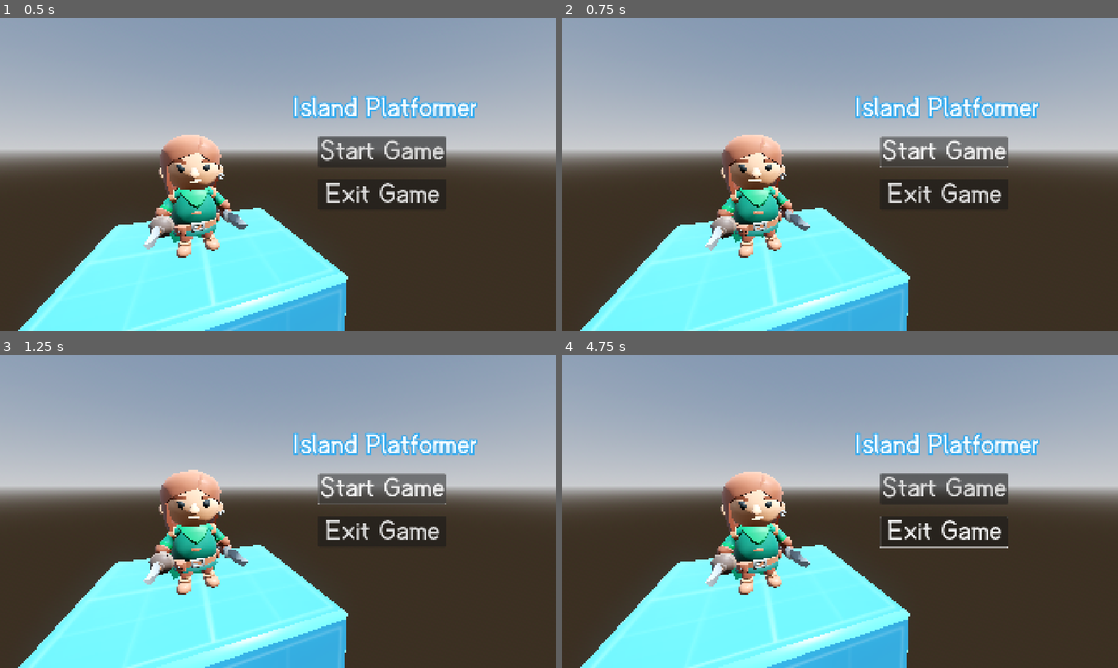
Above: before the commit, frames 1-4 (two rows, left to right).
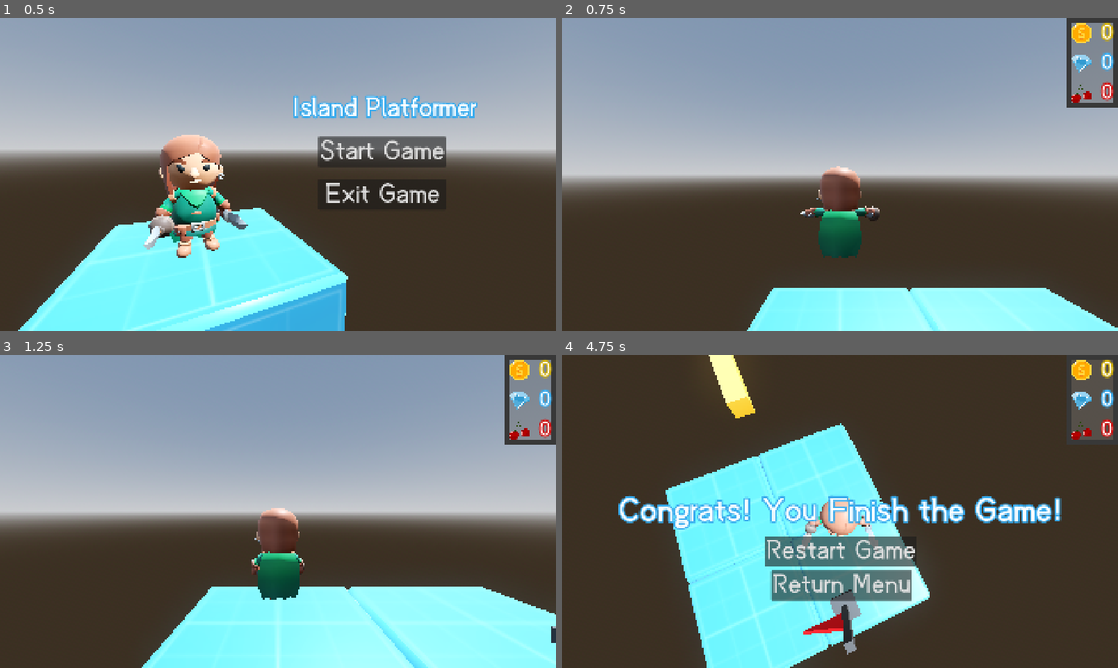
Above: after the commit, the same moments.

Repository: AbsoluteZer0527/My-first-3D-Godot-game
Game: Godot game, scene res://Scenes/main_menu.tscn
Two runs of this game, one before a commit and one after it. Both use one fixed random seed, a clock stepped at 60 frames per second and the inputs below.
Inputs (mouse positions are in pixels of both pictures, inside the frame that each line leads up to):
- Up to frame 1 (0.5 s): no input
- Up to frame 2 (0.75 s): click "Start Game" at 0.5 s
- Up to frame 3 (1.25 s): no input
- Up to frame 4 (4.75 s): click (945, 489) at 1.25 s, where only the run before the commit has a clickable "Start Game"; tap Enter (ui_accept) at 2, 2.27, 4.52 s; move the mouse to (962, 495) at 2.02 s; hold D (right) 2.03-2.75 s; tap Tab at 2.1, 4.35 s; click (840, 586) at 2.75 s, where only the run after the commit has a clickable "Return Menu"; click "Start Game" at 3.5 s; move the mouse to (728, 527) at 4.27 s; hold S (backward) from 4.28 s (still down)

Frame 1 is identical in both runs. In frame 2, 42% of the frame differs, in the area x 0-100%, y 0-100%; in frame 3, 44%; in frame 4, 70%.

Commit message:
Link start game and quit game button in start menu, link return button in main game back to start menu

Diff:
--- a/First-3D/new-game-project/Scenes/game_scene.tscn
+++ b/First-3D/new-game-project/Scenes/game_scene.tscn
@@ -533,5 +533,6 @@
 [connection signal="body_entered" from="DeathZone" to="GameManager" method="respawn_player"]
 [connection signal="body_entered" from="JumpPad" to="JumpPad" method="_on_body_entered"]
 [connection signal="pressed" from="UI/WinLabel/RestartButton" to="GameManager" method="reload_scene"]
+[connection signal="pressed" from="UI/WinLabel/ReturnButton" to="GameManager" method="to_main_menu"]
 
 [editable path="obstacle"]
--- a/First-3D/new-game-project/Scenes/main_menu.tscn
+++ b/First-3D/new-game-project/Scenes/main_menu.tscn
@@ -1,6 +1,7 @@
-[gd_scene load_steps=7 format=3 uid="uid://cjstv5da8jqnl"]
+[gd_scene load_steps=8 format=3 uid="uid://cjstv5da8jqnl"]
 
 [ext_resource type="PackedScene" uid="uid://ch5wgsbao1ifm" path="res://Assets/Models/Cube_Prototype_Large_A.gltf" id="1_48xlc"]
+[ext_resource type="Script" uid="uid://d1x3nw8qsd5jp" path="res://Scripts/main_menu.gd" id="1_ce3w2"]
 [ext_resource type="PackedScene" uid="uid://2jmy55vuk2ri" path="res://Assets/Character/Player.glb" id="2_1ehe0"]
 [ext_resource type="Theme" uid="uid://catwci5u1txuw" path="res://main_ui.tres" id="3_1ehe0"]
 
@@ -18,6 +19,7 @@
 glow_enabled = true
 
 [node name="MainMenu" type="Node3D"]
+script = ExtResource("1_ce3w2")
 
 [node name="WorldEnvironment" type="WorldEnvironment" parent="."]
 environment = SubResource("Environment_opfnp")
@@ -141,4 +143,7 @@
 offset_bottom = 52.485962
 text = "Exit Game"
 
+[connection signal="pressed" from="CanvasLayer/Label/Button" to="." method="start_game"]
+[connection signal="pressed" from="CanvasLayer/Label/Button2" to="." method="quit_game"]
+
 [editable path="Player"]
--- a/First-3D/new-game-project/Scripts/game_manager.gd
+++ b/First-3D/new-game-project/Scripts/game_manager.gd
@@ -49,3 +49,6 @@
 
 func reload_scene() -> void:
 	get_tree().reload_current_scene()
+
+func to_main_menu() -> void:
+	get_tree().change_scene_to_file("res://Scenes/main_menu.tscn")
--- /dev/null
+++ b/First-3D/new-game-project/Scripts/main_menu.gd
@@ -0,0 +1,18 @@
+extends Node3D
+
+
+# Called when the node enters the scene tree for the first time.
+func _ready() -> void:
+	pass # Replace with function body.
+
+
+# Called every frame. 'delta' is the elapsed time since the previous frame.
+func _process(delta: float) -> void:
+	pass
+
+
+func start_game() -> void:
+	get_tree().change_scene_to_file("res://Scenes/game_scene.tscn")
+
+func quit_game() -> void:
+	get_tree().quit()
Not shown, added: First-3D/new-game-project/Scripts/main_menu.gd.uid
